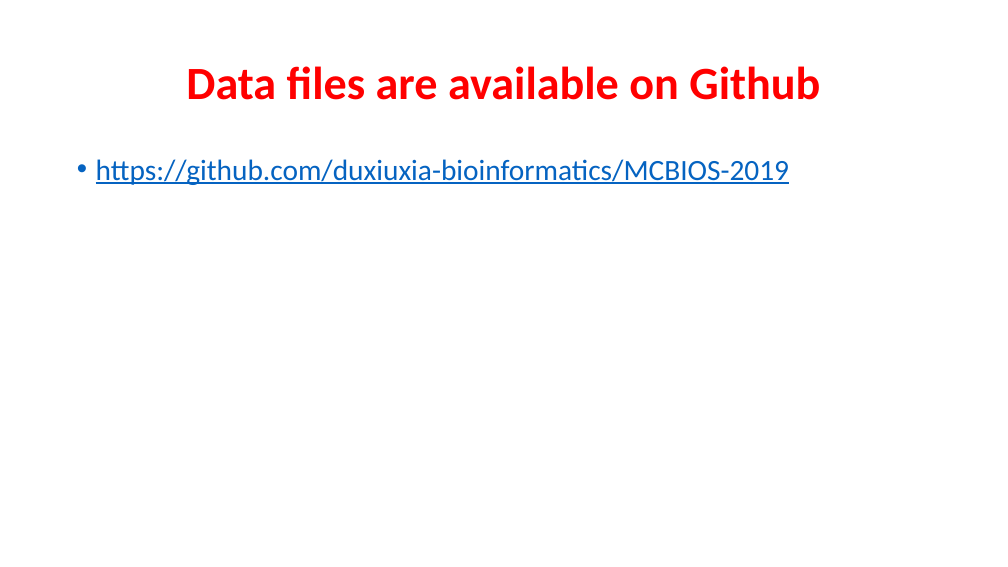
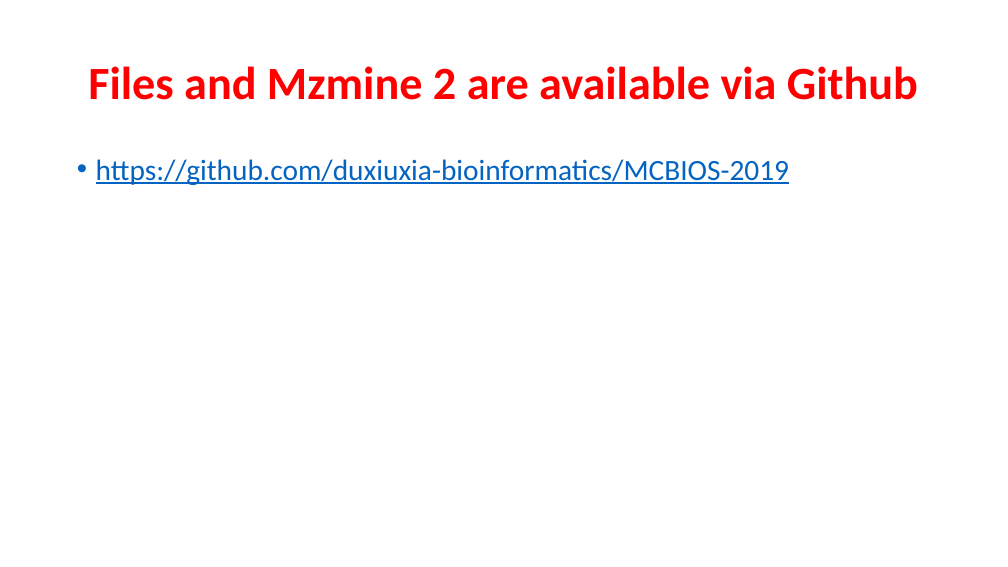
Before and after one commit to duxiuxia-bioinformatics/MCBIOS-2019, a slide deck: slide 5 of MCBIOS tutorial introduction.pptx. Drawn at 1008x567 pixels with LibreOffice and Linux fonts; fonts in the diff are those of the drawing. Boxes give left, top, right and bottom in pixels: in the first picture for what was removed or moved away, otherwise in the second. Text is boxed around its words. In the diff, an @@ line names an element or a change of style, - is before the commit and + after.

```diff
--- a/MCBIOS tutorial introduction.pptx
+++ b/MCBIOS tutorial introduction.pptx
@@ title at <box>88,66,918,100</box>: text changed @@
-Data files are available on Github
+Files and Mzmine 2 are available via Github
```
Also in this commit, not shown: 4 other slides changed, 1 other file.
